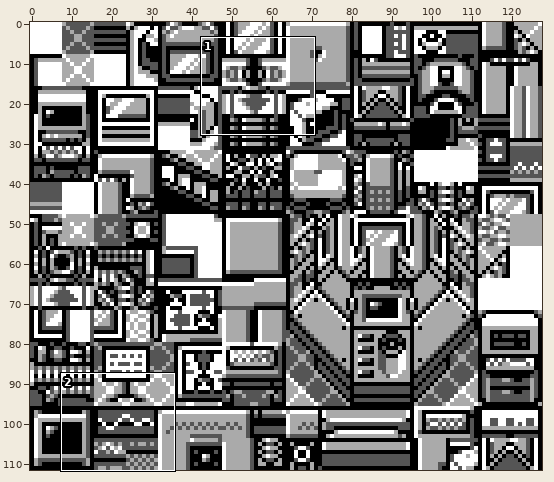
Edited in one commit: sprite sheet (gfx/tilesets/pokecom_center.png). Above: a wide view before the commit, with the close-up outlined.
Close-up. Before:
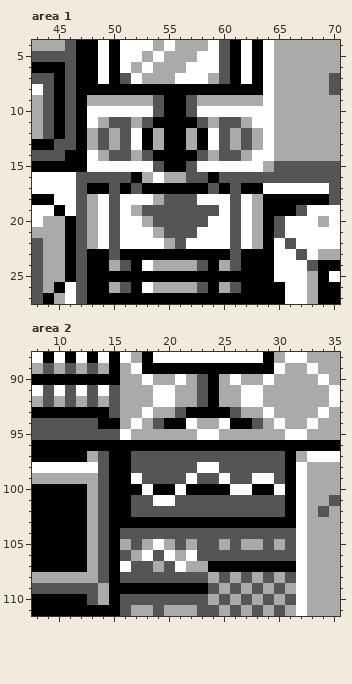
The file is 128x112 pixels. Shown: area 1: x 43..70, y 4..27; area 2: x 8..35, y 88..111.
The result:
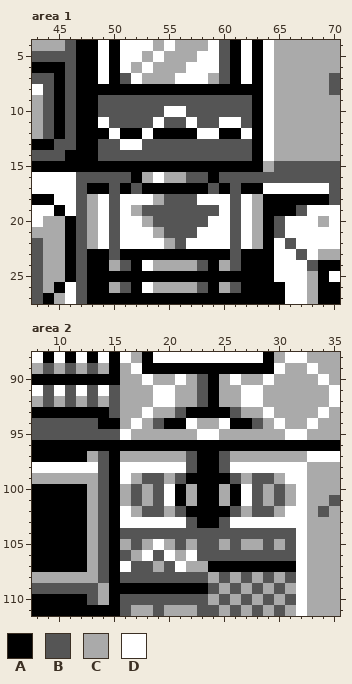
Palette (. is transparent): A #000000  B #555555  C #aaaaaa  D #ffffff
Commit: Mart & Pokecom Center Tileset Updates
Diff:
--- area 1
@@ x 43..70 @@
  8 DBABAAAAAAAAAAAAAAAAADCCCCCB
- 9 CBABACCCCCCBAABCCCCCCDCCCCCC
-10 CBABADDDDDDBAABDDDDDDDCCCCCC
-11 CBABADCBBCBAAAABCBBCDDCCCCCC
-12 CBABACBCBDACAACADBCBCDCCCCCC
-13 AABBACBCBDACAACADBCBCDCCCCCC
-14 BBBAADCBBCBAAAABCBBCDDCCCCCC
-15 AAAAADDDDDDBAABDDDDDDCBBBBBB
+ 9 CBABAABBBBBBBBBBBBBBADCCCCCC
+10 CBABAABBBBBBDDBBBBBBADCCCCCC
+11 CBABAADBBBBDBBDBBDDBADCCCCCC
+12 CBABAAADAADAAAADDAADADCCCCCC
+13 AABBAABBDDBBBBBBBBBBADCCCCCC
+14 BBBAAABBBBBBBBBBBBBBADCCCCCC
+15 AAAAAAAAAAAAAAAAAAAAACBBBBBB
 16 DDDDBBBBBACDCCBBABBBBBBBBBBB
--- area 2
@@ x 8..35 @@
  96 AAAAAAAAAAAAAAAAAAAAAAAAAAAA
- 97 AAAAACBAABBBBBBBBBBBBBBACDDD
- 98 DDDDDDBAABBBBBBDDBBBBBBADCCC
- 99 CCCCCCBAADBBBBDBBDBBDDBADCCC
-100 AAAAACBAAADAADAAAADDAADADCCC
-101 AAAAACBAABBDDBBBBBBBBBBADCCB
-102 AAAAACBAABBBBBBBBBBBBBBADCBC
-103 AAAAACBAAAAAAAAAAAAAAAAADCCC
+ 97 AAAAACBACCCCCCBAABCCCCCCCDDD
+ 98 DDDDDDBADDDDDDBAABDDDDDDDCCC
+ 99 CCCCCCBADCBBCBAAAABCBBCDDCCC
+100 AAAAACBACBCBDACAACADBCBCDCCC
+101 AAAAACBACBCBDACAACADBCBCDCCB
+102 AAAAACBADCBBCBAAAABCBBCDDCBC
+103 AAAAACBADDDDDDBAABDDDDDDDCCC
 104 AAAAACBABBBBBBBBBBBBBBBBDCCC
